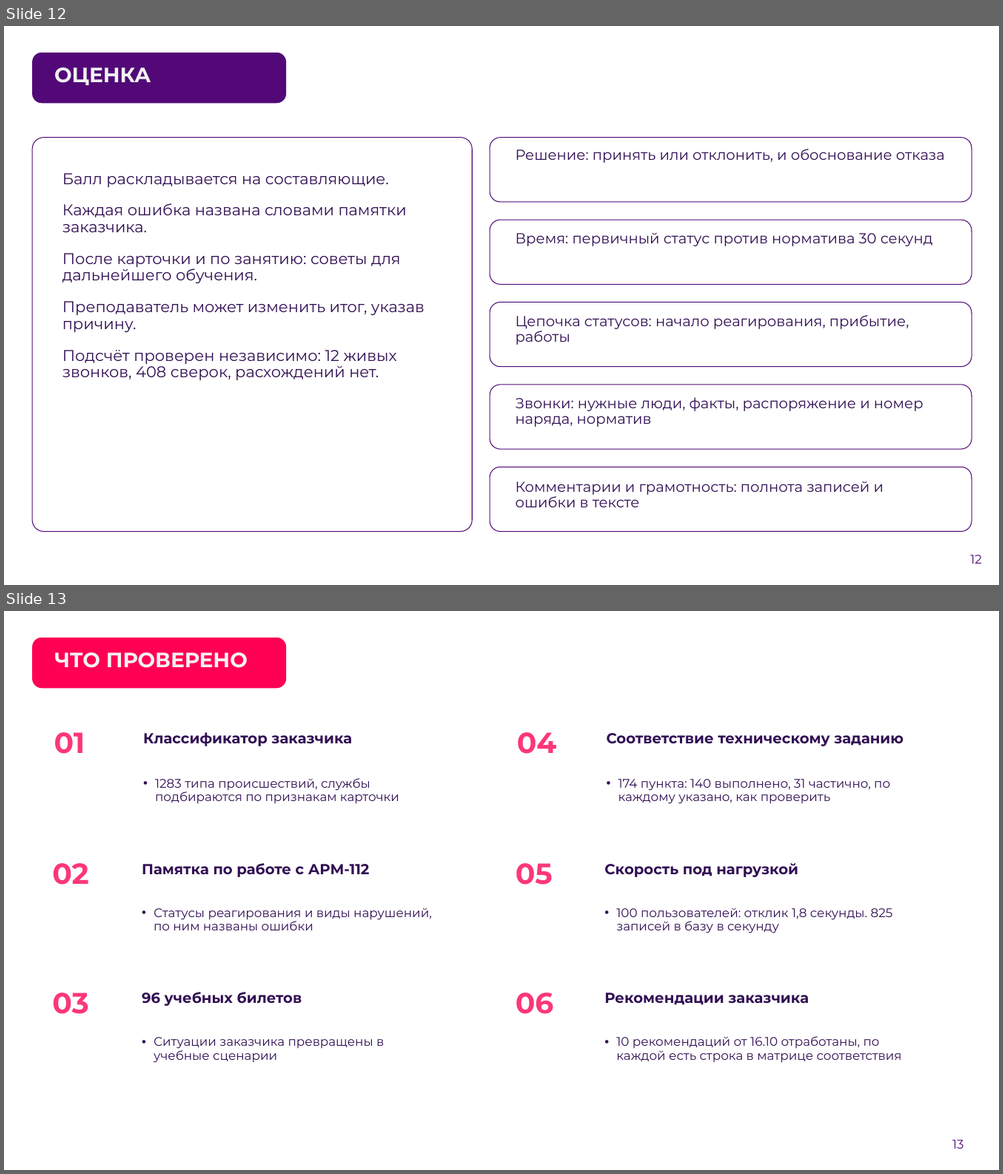
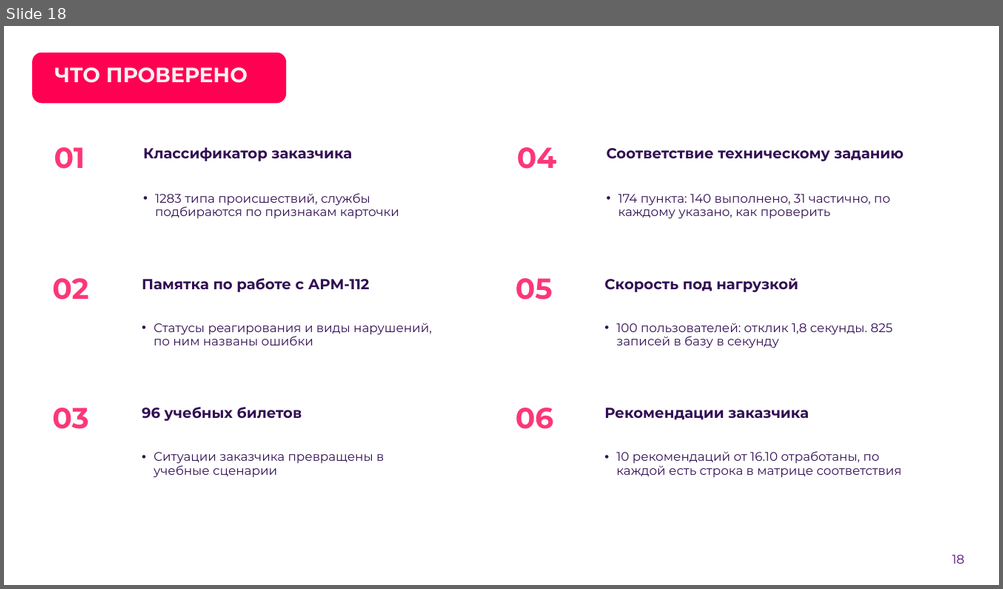
Before and after one commit to Vadik145-beep/lct-112-simulator, a slide deck: docs/presentation/ЛЦТ2026_Ультратех_задача9.pptx. Shown one above the other, each under a label of ours: slides 12 and 13 before the commit, slide 18 after it. The pictures are 1003x1174 and 1003x589 pixels, drawn with LibreOffice and Linux fonts; fonts in the diff are those of the drawing; background and template pictures are left out. Boxes give left, top, right and bottom in pixels: in the first picture for what was removed or moved away, otherwise in the second. Text is boxed around its words. In the diff, an @@ line names an element or a change of style, - is before the commit and + after.

```diff
--- a/docs/presentation/ЛЦТ2026_Ультратех_задача9.pptx
+++ b/docs/presentation/ЛЦТ2026_Ультратех_задача9.pptx
@@ slide 12 removed at box(4, 26, 999, 585), background picture (left out) @@
@@ rounded rectangle removed at box(32, 52, 286, 103) @@
@@ title removed at box(54, 67, 151, 85) @@
-ОЦЕНКА
@@ rounded rectangle removed at box(32, 137, 472, 532) @@
@@ rounded rectangle removed at box(489, 137, 972, 202) @@
@@ text removed at box(515, 149, 945, 163) @@
-Решение: принять или отклонить, и обоснование отказа
@@ text removed at box(62, 173, 424, 380) @@
-Балл раскладывается на составляющие.
-Каждая ошибка названа словами памятки заказчика.
-После карточки и по занятию: советы для дальнейшего обучения.
-Преподаватель может изменить итог, указав причину.
-Подсчёт проверен независимо: 12 живых звонков, 408 сверок, расхождений нет.
@@ rounded rectangle removed at box(489, 220, 972, 285) @@
@@ text removed at box(515, 232, 933, 247) @@
-Время: первичный статус против норматива 30 секунд
@@ rounded rectangle removed at box(489, 302, 972, 367) @@
@@ text removed at box(515, 315, 909, 345) @@
-Цепочка статусов: начало реагирования, прибытие, работы
@@ rounded rectangle removed at box(489, 385, 972, 450) @@
@@ text removed at box(515, 397, 923, 427) @@
-Звонки: нужные люди, факты, распоряжение и номер наряда, норматив
@@ rounded rectangle removed at box(489, 468, 972, 533) @@
@@ text removed at box(515, 481, 883, 508) @@
-Комментарии и грамотность: полнота записей и ошибки в тексте
@@ page number removed at box(970, 555, 982, 564) @@
-12
@@ what was slide 13 is now slide 18 @@
@@ page number at box(952, 555, 965, 564): text changed @@
-13
+18
```
Also in this commit, not shown: 6 slides changed, 9 slides added, 3 other slides removed, 1 other file.
